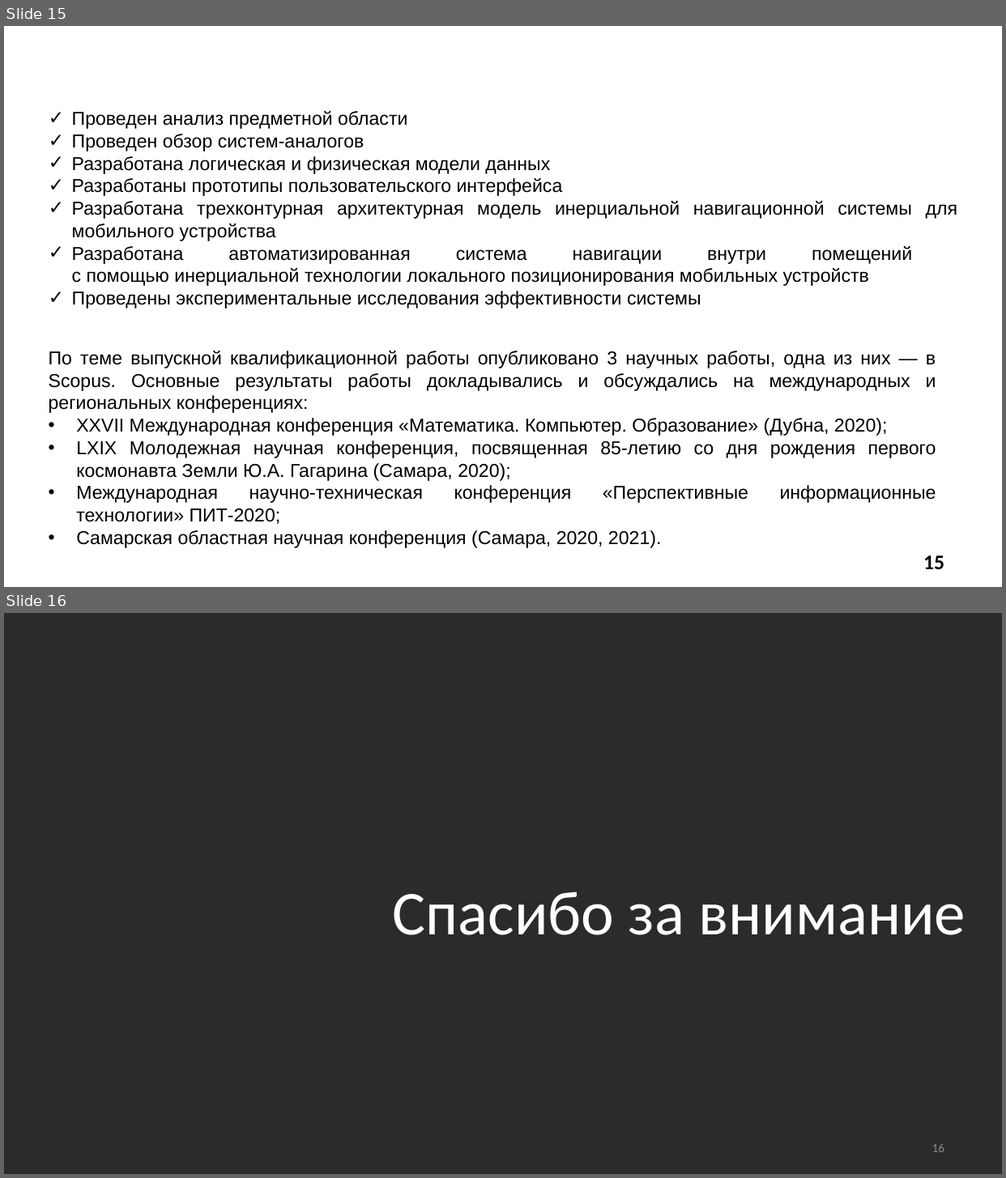
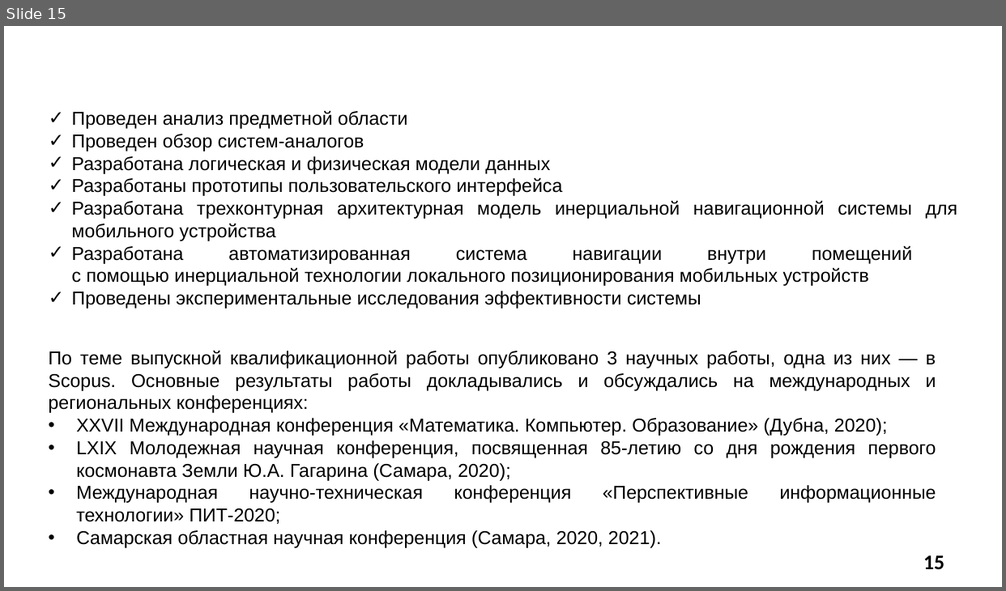
Before and after one commit to SonicRun/DiplomMaga, a slide deck: Диплом/6223 Мавлютов В.Д. Презентация.pptx. Shown one above the other, each under a label of ours: slides 15 and 16 before the commit, slide 15 after it. The pictures are 1006x1178 and 1006x591 pixels, drawn with LibreOffice and Linux fonts; fonts in the diff are those of the drawing; background and template pictures are left out; a plain dark background stands for a picture behind light text. Boxes give left, top, right and bottom in pixels: in the first picture for what was removed or moved away, otherwise in the second. Text is boxed around its words. In the diff, an @@ line names an element or a change of style, - is before the commit and + after.

```diff
--- a/Диплом/6223 Мавлютов В.Д. Презентация.pptx
+++ b/Диплом/6223 Мавлютов В.Д. Презентация.pptx
@@ slide 16 removed at (x1=4, y1=613, x2=1002, y2=1174), background picture (left out) @@
@@ text removed at (x1=393, y1=892, x2=966, y2=935) @@
-Спасибо за внимание
@@ page number removed at (x1=932, y1=1144, x2=945, y2=1152) @@
-16
```
Also in this commit, not shown: 4 slides changed, 1 slide added, 1 other slide removed, 6 other files.
